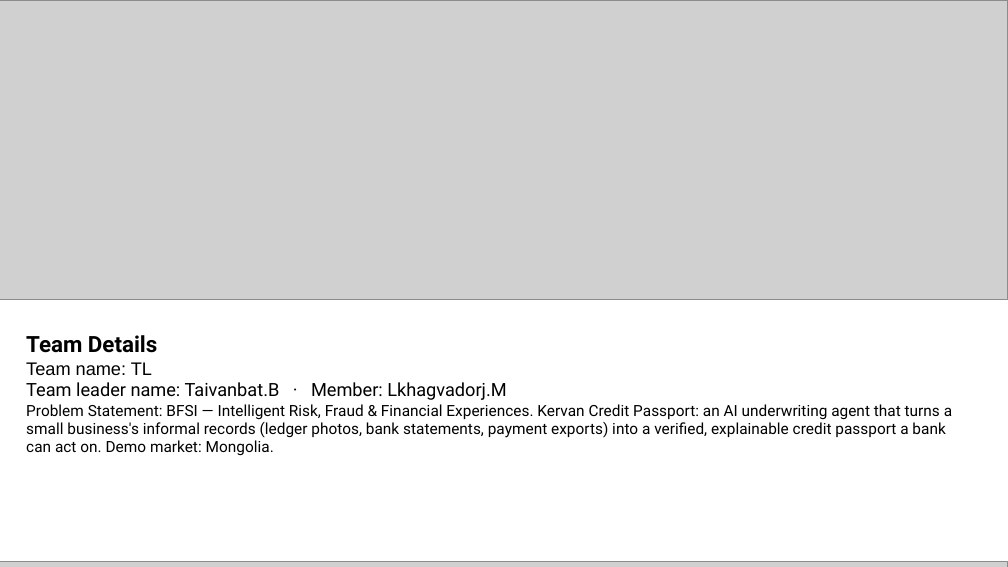
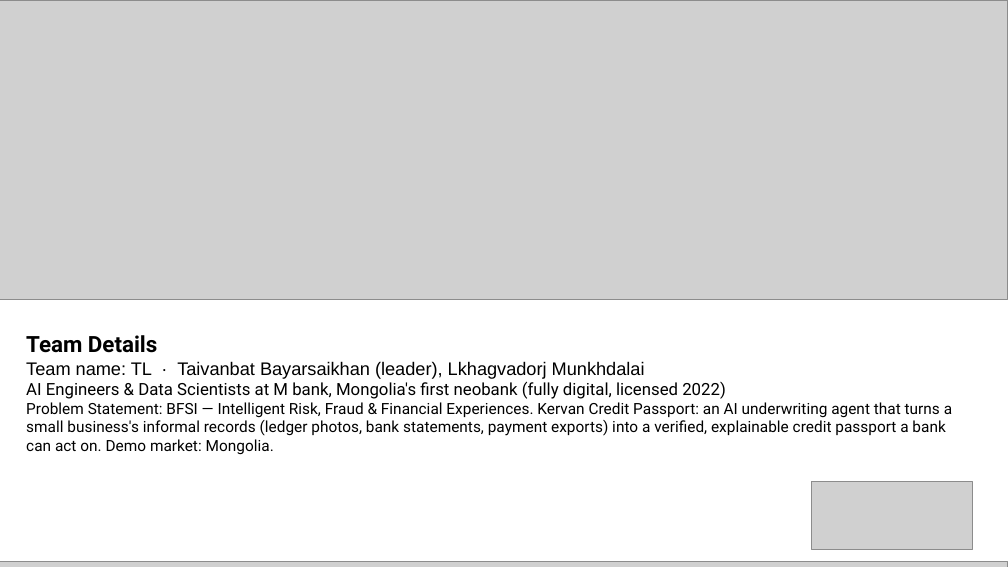
Before and after one commit to taivnaaiwnl/singsing, a slide deck: slide 1 of submission/Kervan_TL_pitch_deck.pptx. Drawn at 1008x567 pixels with LibreOffice and Linux fonts; fonts in the diff are those of the drawing; grey boxes stand for pictures. Boxes give left, top, right and bottom in pixels: in the first picture for what was removed or moved away, otherwise in the second. Text is boxed around its words. In the diff, an @@ line names an element or a change of style, - is before the commit and + after.

Commit message:
Team affiliation: M bank logo and roles on title/closing slides, description and video intro

```diff
--- a/submission/Kervan_TL_pitch_deck.pptx
+++ b/submission/Kervan_TL_pitch_deck.pptx
@@ text at (26,361,726,399): text changed; size 13 to 12 pt @@
-Team name: TL
-  Team leader name: Taivanbat.B · Member: Lkhagvadorj.M
+Team name: TL · Taivanbat Bayarsaikhan (leader), Lkhagvadorj Munkhdalai
+  AI Engineers & Data Scientists at M bank, Mongolia's first neobank (fully digital, licensed 2022)
@@ picture added at (811,482,973,549) @@
```
Also in this commit, not shown: 1 other slide changed, 20 other files.
